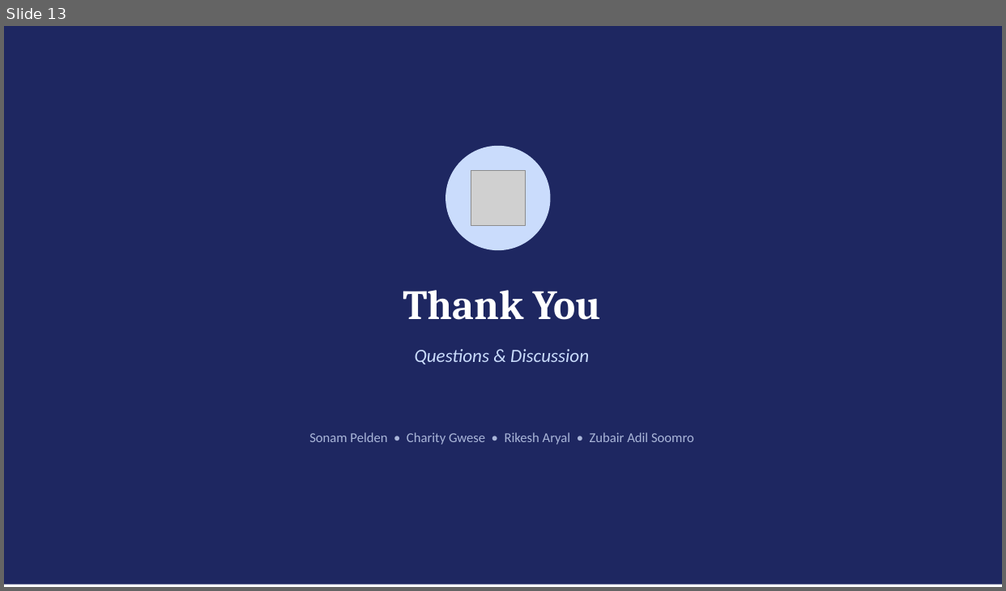
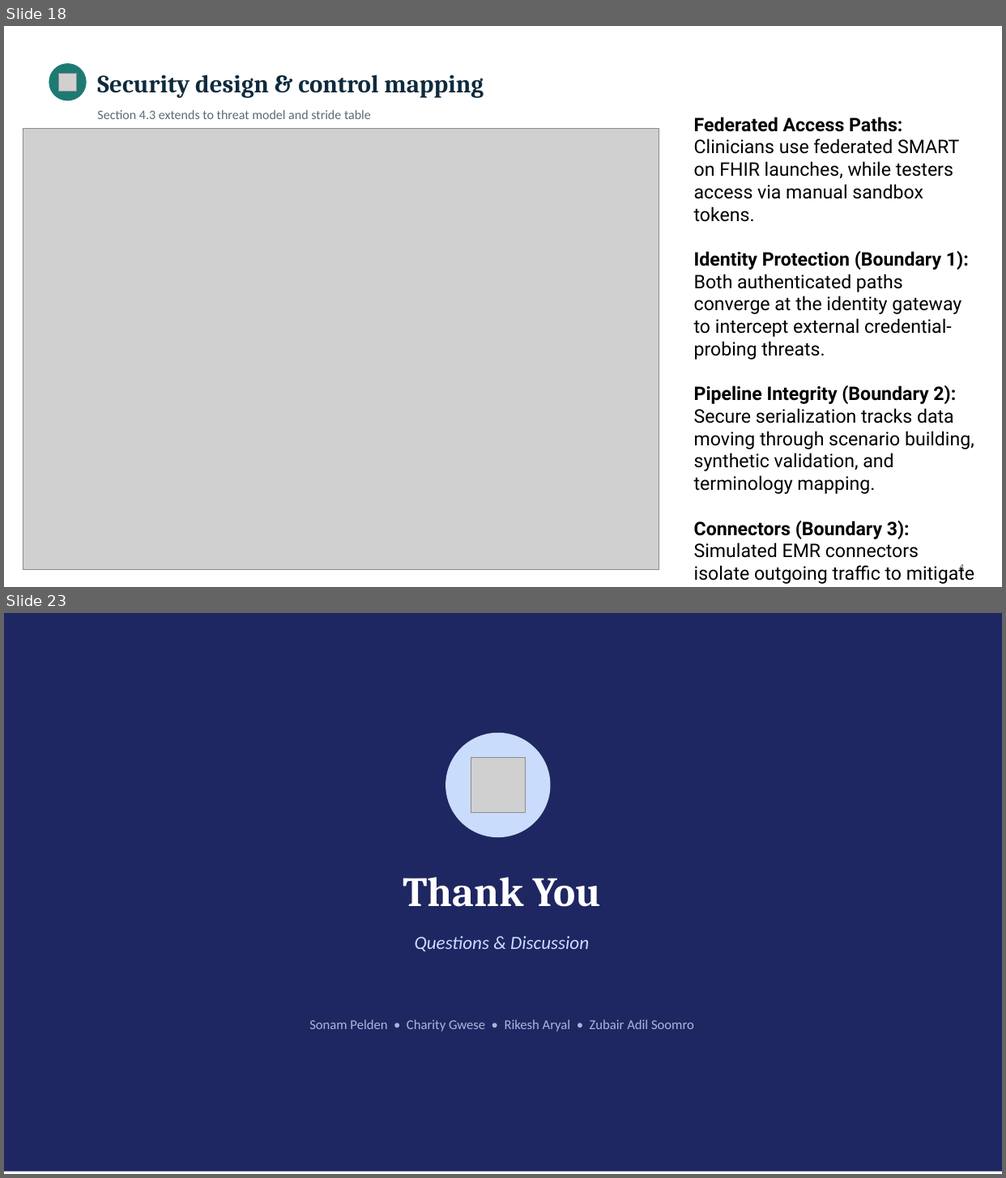
Before and after one commit to SkinnySeal17/HEAALTHCARE_SYSTEM, a slide deck: DOCUMENTS/Presentation_Assignment2.pptx. Shown one above the other, each under a label of ours: slide 13 before the commit, slides 18 and 23 after it; the slides between them are not shown. The pictures are 1006x591 and 1006x1178 pixels, drawn with LibreOffice and Linux fonts; fonts in the diff are those of the drawing; grey boxes stand for pictures. Boxes give left, top, right and bottom in pixels: in the first picture for what was removed or moved away, otherwise in the second. Text is boxed around its words. In the diff, an @@ line names an element or a change of style, - is before the commit and + after.

```diff
--- a/DOCUMENTS/Presentation_Assignment2.pptx
+++ b/DOCUMENTS/Presentation_Assignment2.pptx
@@ slide 18 added at <box>4,26,1002,587</box>, background #FFFFFF @@
@@ ellipse added at <box>49,63,87,101</box>, fill #1D7A73 @@
@@ picture added at <box>58,73,77,91</box> @@
@@ text added at <box>97,75,484,98</box>, 24 pt, text #0F2A3D, bold @@
+Security design & control mapping
@@ text added at <box>97,110,371,119</box>, 12.5 pt, text #5B6B73 @@
+Section 4.3 extends to threat model and stride table
@@ text added at <box>694,117,974,584</box>, 18 pt, text #000000 @@
+Federated Access Paths: Clinicians use federated SMART on FHIR launches, while testers access via manual sandbox tokens.
+Identity Protection (Boundary 1): Both authenticated paths converge at the identity gateway to intercept external credential-probing threats.
+Pipeline Integrity (Boundary 2): Secure serialization tracks data moving through scenario building, synthetic validation, and terminology mapping.
+Connectors (Boundary 3): Simulated EMR connectors isolate outgoing traffic to mitigate configuration drift from malicious insiders.
@@ picture added at <box>23,129,659,570</box> @@
@@ text added at <box>959,562,964,574</box>, 10 pt, text #5B6B73 @@
+4
@@ what was slide 13 is now slide 23 @@
```
Also in this commit, not shown: 9 other slides added.
